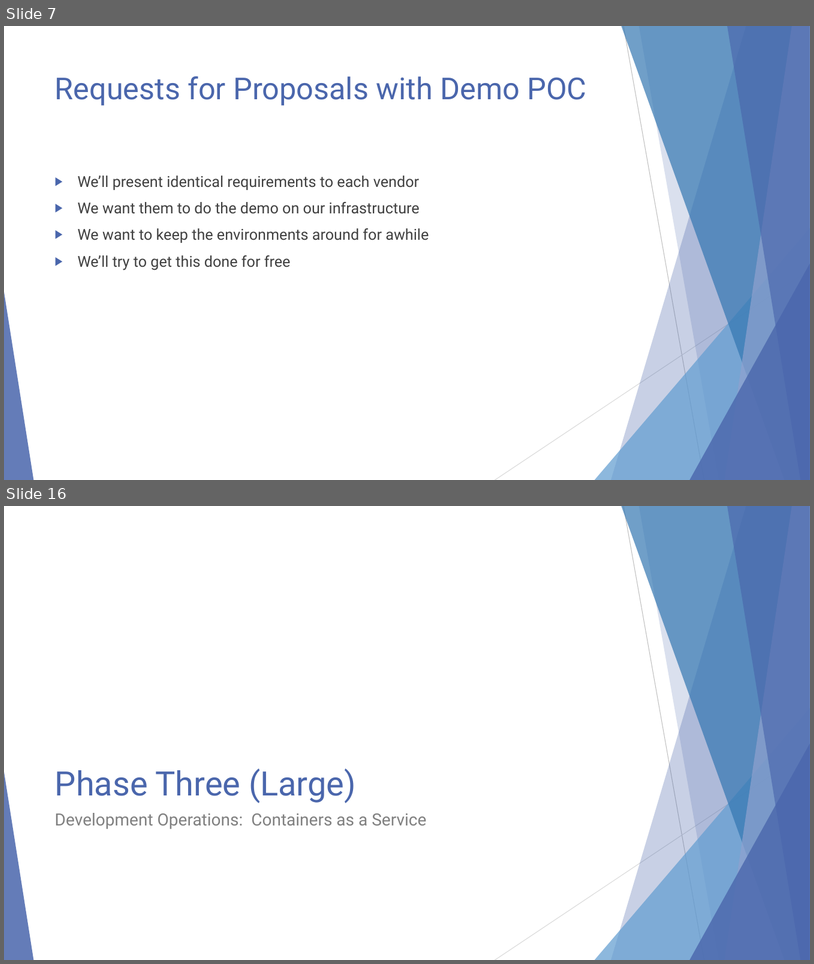
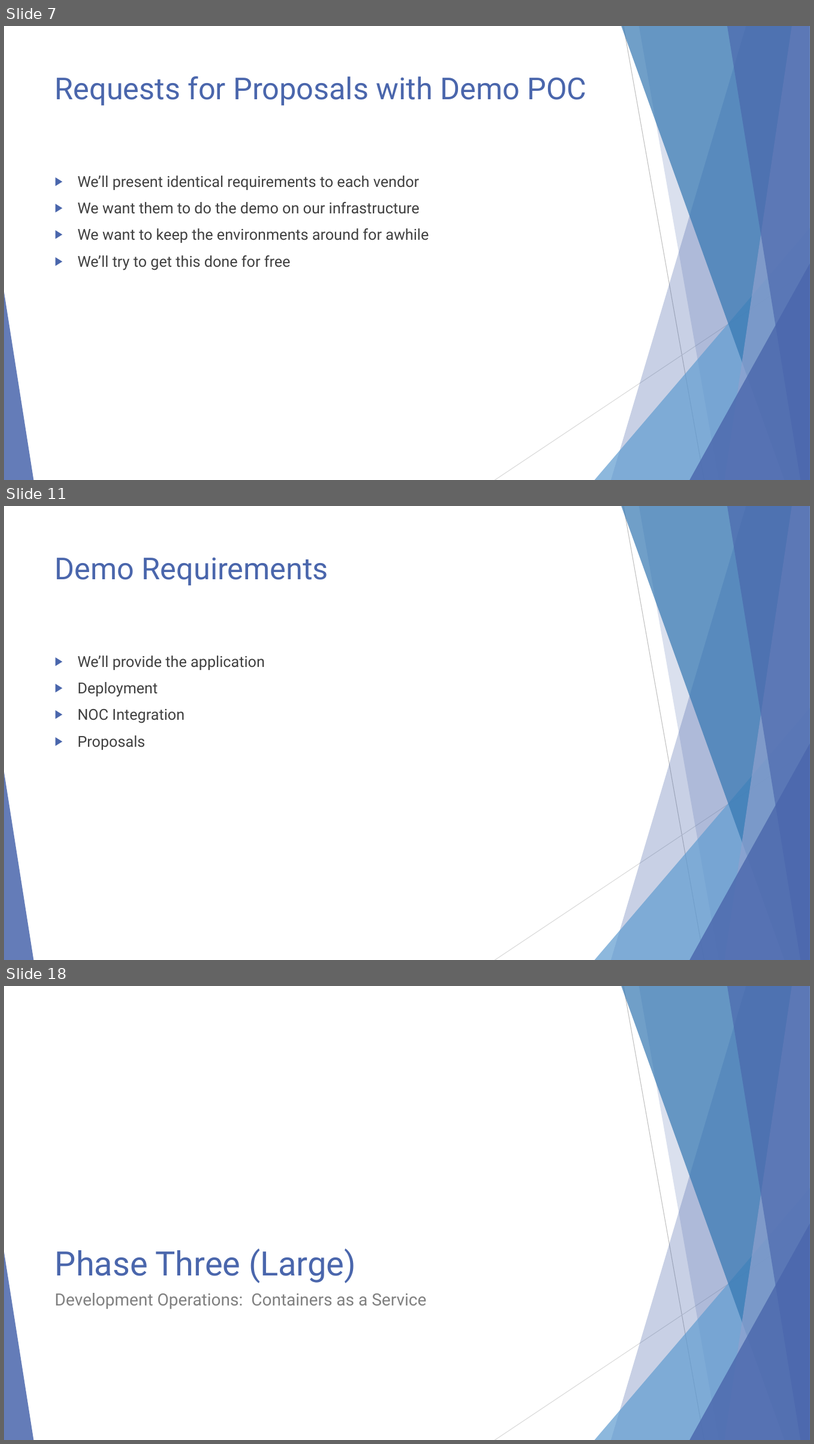
Before and after one commit to EnterpriseProductsLP/docker-straw-man, a slide deck: presentation.pptx. Shown one above the other, each under a label of ours: slides 7 and 16 before the commit, slides 7, 11 and 18 after it; the slides between them are not shown. The pictures are 814x964 and 814x1444 pixels, drawn with LibreOffice and Linux fonts; fonts in the diff are those of the drawing. Boxes give left, top, right and bottom in pixels: in the first picture for what was removed or moved away, otherwise in the second. Text is boxed around its words. In the diff, an @@ line names an element or a change of style, - is before the commit and + after.

```diff
--- a/presentation.pptx
+++ b/presentation.pptx
@@ slide 11 added at bbox=[4, 506, 810, 960], background #FFFFFF; not listed: 10 template elements that a slide beside it also shows @@
@@ title added at bbox=[55, 557, 329, 586], 36 pt, text #4A66AC @@
+Demo Requirements
@@ text added at bbox=[78, 655, 265, 750], 18 pt, text #404040 @@
+▶ We’ll provide the application
+▶ Deployment
+▶ NOC Integration
+▶ Proposals
@@ what was slide 16 is now slide 18 @@
```
Also in this commit, not shown: 12 slides changed, 1 other slide added, 1 slide removed.
